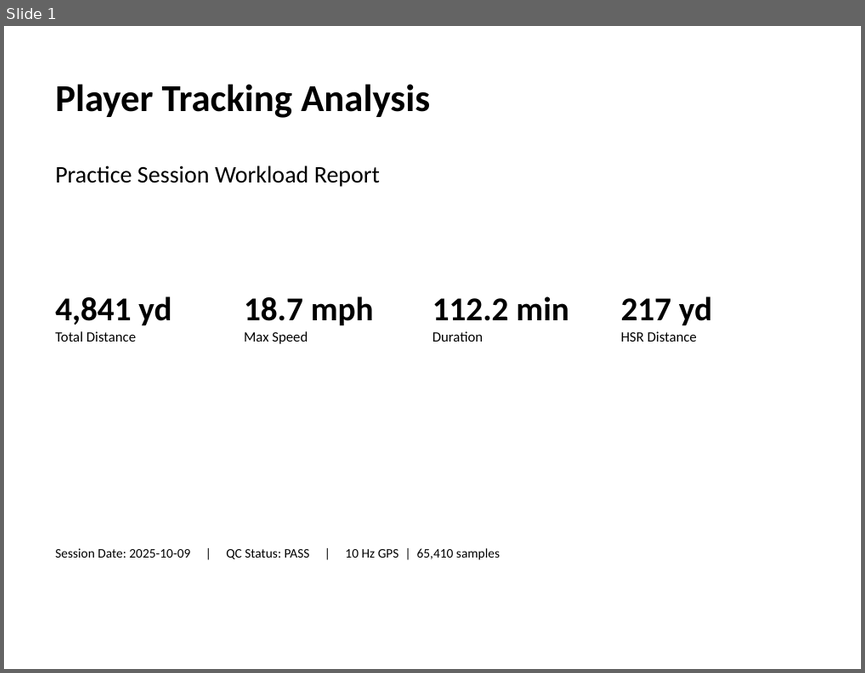
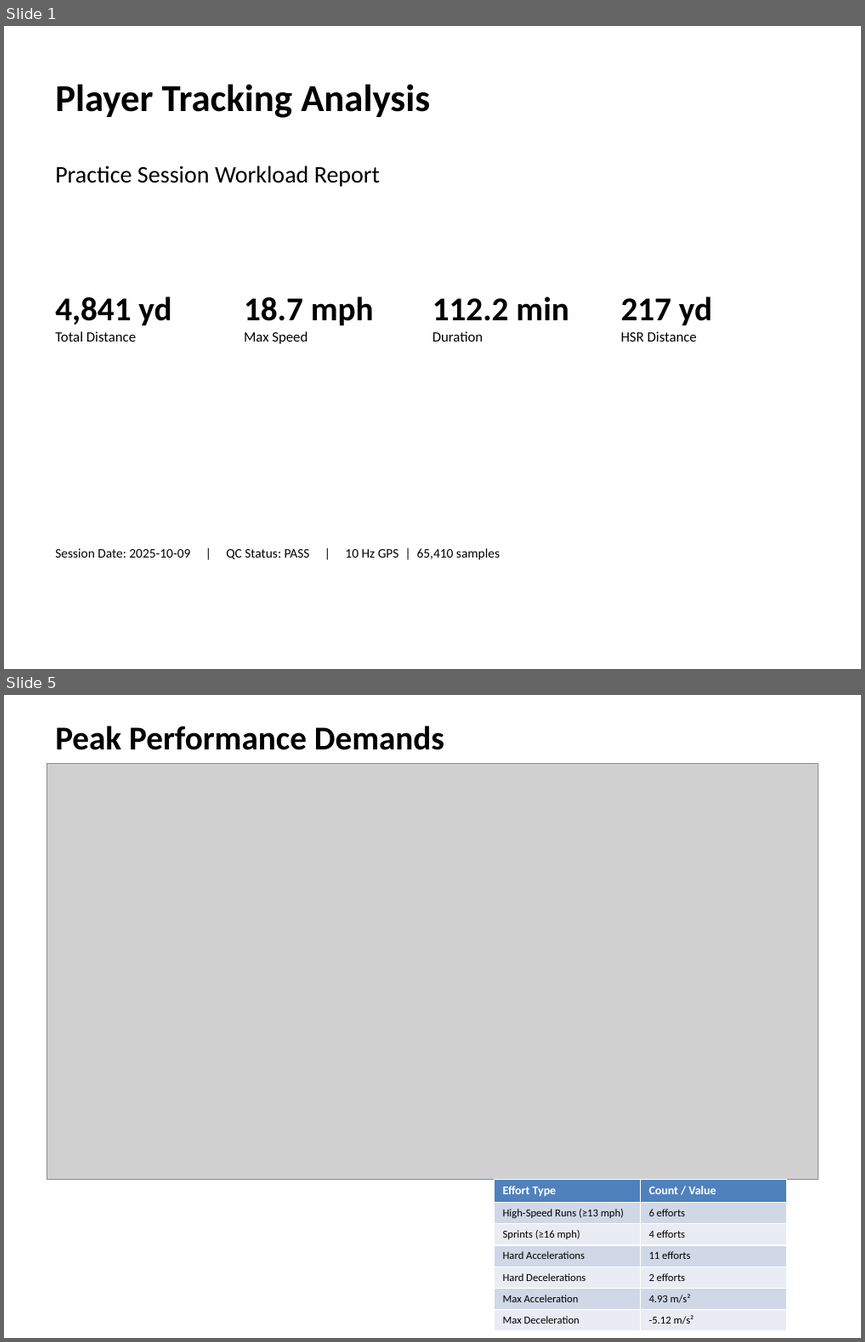
Before and after one commit to ghadfield32/browns_performance_science_fellowship, a slide deck: docs/deliverables/final/tracking_analysis_deliverable.pptx. Shown one above the other, each under a label of ours: slide 1 before the commit, slides 1 and 5 after it; the slides between them are not shown. The pictures are 865x673 and 865x1342 pixels, drawn with LibreOffice and Linux fonts; fonts in the diff are those of the drawing; grey boxes stand for pictures. Boxes give left, top, right and bottom in pixels: in the first picture for what was removed or moved away, otherwise in the second. Text is boxed around its words. In the diff, an @@ line names an element or a change of style, - is before the commit and + after.

```diff
--- a/docs/deliverables/final/tracking_analysis_deliverable.pptx
+++ b/docs/deliverables/final/tracking_analysis_deliverable.pptx
@@ slide 5 added at (4, 695, 861, 1338), background #FFFFFF @@
@@ text added at (55, 726, 444, 750), 28 pt, text #000000, bold @@
+Peak Performance Demands
@@ picture added at (46, 764, 818, 1179) @@
@@ table added at (494, 1179, 787, 1331), 7 rows, 2 columns @@
+Effort Type | Count / Value
+High-Speed Runs (≥13 mph) | 6 efforts
+Sprints (≥16 mph) | 4 efforts
+Hard Accelerations | 11 efforts
+Hard Decelerations | 2 efforts
+Max Acceleration | 4.93 m/s²
+Max Deceleration | -5.12 m/s²
```
Also in this commit, not shown: 3 slides changed, 2 other slides added, 3 slides removed, 3 other files.
